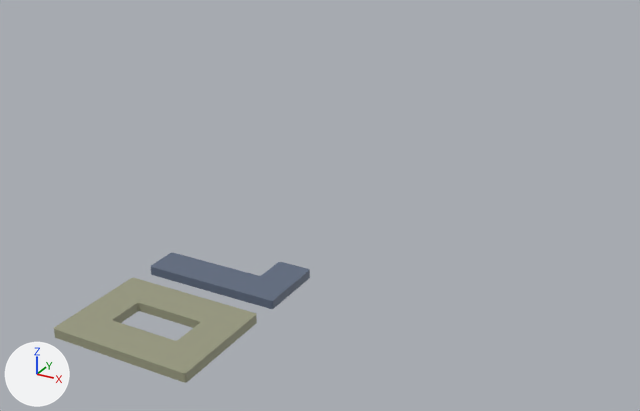
Two versions of the Blender file data/tokens.blend, one commit apart.
Both versions are drawn from a camera (50 mm lens) standing at (25.4, -45.8, 23.2) and looking at (-5.7, 10.9, -5.2). Every picture has the same lights, and +X, +Y and +Z are marked at lower left.

Script lines for the objects in view, before the commit:
```python
me_cube_001 = bpy.data.meshes.new('Cube.001')
me_cube_001.from_pydata(...)  # 128 vertices, 160 faces; spans x -1.0..1.0, y -1.0..1.0, z -1.0..1.0
me_cube_001.materials.append(mat_material_001)  # picture img_texture_tokens_png
me_cube_003 = bpy.data.meshes.new('Cube.003')
me_cube_003.from_pydata(...)  # 252 vertices, 128 faces; spans x -1.0..1.0, y -1.0..0.33, z -1.0..1.0
me_cube_003.materials.append(mat_material_002)  # picture img_texture_tokens_png
ob_nmbr0 = bpy.data.objects.new('nmbr0', me_cube_001)
ob_nmbr0.location = (0.0, -16.37, 0.0)
ob_nmbr0.scale = (4.0, 3.0, 0.25)
ob_nmbr1 = bpy.data.objects.new('nmbr1', me_cube_003)
ob_nmbr1.location = (0.0, -8.92, 0.0)
ob_nmbr1.scale = (4.0, 3.0, 0.25)
```
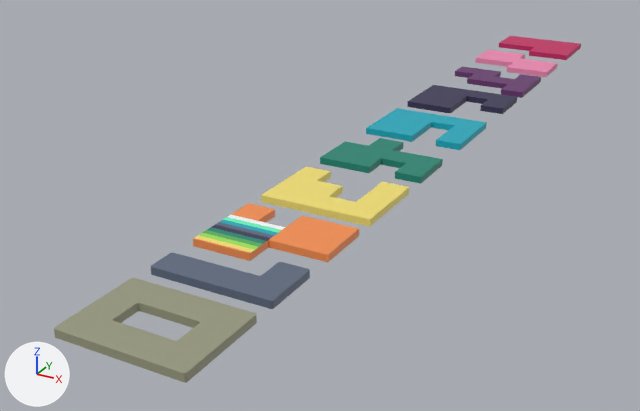
The newer file is also turned or shifted as a whole; pictures and numbers use the older file's frame.

Where the change shows, as pixel boxes (x1, y1, x2, y2) in the pictures (640 x 411 px):
'nmbr2', added (orange)
    after: (193, 203, 359, 262)
'nmbr3', added (yellow)
    after: (261, 166, 409, 227)
'nmbr4', added (cyan)
    after: (320, 138, 443, 184)
'nmbr5', added (cyan)
    after: (366, 108, 487, 150)
'nmbr6', added (blue)
    after: (407, 85, 517, 114)
'nmbr7', added (purple)
    after: (455, 67, 541, 98)
'nmbr.001', added (pink)
    after: (475, 50, 558, 77)
'nmbr.002', added
    after: (499, 36, 581, 60)
    faces in mat_material_010 (picture img_texture_tokens_png): (500, 36, 581, 60)

The change, as a list of edits to the scene's bpy script:
```text
Add ob_nmbr_002:
    ob_nmbr_002 = bpy.data.objects.new('nmbr.002', me_cube_022)  # 12 vertices, 8 faces; spans x -1.0..1.0, y -1.0..1.0, z -1.0..1.0; in mat_material_010 (picture img_texture_tokens_png)
    ob_nmbr_002.location = (0.0, 49.67, 0.0)
    ob_nmbr_002.scale = (4.0, 3.0, 0.25)
Add ob_nmbr_001:
    ob_nmbr_001 = bpy.data.objects.new('nmbr.001', me_cube_020)  # 16 vertices, 10 faces; spans x -1.0..1.0, y -1.0..1.0, z -1.0..1.0; in mat_material_009 (picture img_texture_tokens_png)
    ob_nmbr_001.location = (0.0, 42.12, 0.0)
    ob_nmbr_001.scale = (4.0, 3.0, 0.25)
Add ob_nmbr7:
    ob_nmbr7 = bpy.data.objects.new('nmbr7', me_cube_018)  # 24 vertices, 14 faces; spans x -1.0..1.0, y -1.0..1.0, z -1.0..1.0; in mat_material_008 (picture img_texture_tokens_png)
    ob_nmbr7.location = (0.0, 34.18, 0.0)
    ob_nmbr7.scale = (4.0, 3.0, 0.25)
Add ob_nmbr6:
    ob_nmbr6 = bpy.data.objects.new('nmbr6', me_cube_017)  # 16 vertices, 10 faces; spans x -1.0..1.0, y -1.0..1.0, z -1.0..1.0; in mat_material_007 (picture img_texture_tokens_png)
    ob_nmbr6.location = (0.0, 26.65, 0.0)
    ob_nmbr6.scale = (4.0, 3.0, 0.25)
Add ob_nmbr5:
    ob_nmbr5 = bpy.data.objects.new('nmbr5', me_cube_015)  # 16 vertices, 10 faces; spans x -1.0..1.0, y -1.0..1.0, z -1.0..1.0; in mat_material_006 (picture img_texture_tokens_png)
    ob_nmbr5.location = (0.0, 18.39, 0.0)
    ob_nmbr5.scale = (4.0, 3.0, 0.25)
Add ob_nmbr4:
    ob_nmbr4 = bpy.data.objects.new('nmbr4', me_cube_007)  # 24 vertices, 14 faces; spans x -1.0..1.0, y -1.0..1.0, z -1.0..1.0; in mat_material_005 (picture img_texture_tokens_png)
    ob_nmbr4.location = (0.0, 10.72, 0.0)
    ob_nmbr4.scale = (4.0, 3.0, 0.25)
Add ob_nmbr3:
    ob_nmbr3 = bpy.data.objects.new('nmbr3', me_cube_005)  # 22 vertices, 13 faces; spans x -1.0..1.0, y -1.0..1.0, z -1.0..1.0; in mat_material_004 (picture img_texture_tokens_png)
    ob_nmbr3.location = (0.0, 2.64, 0.0)
    ob_nmbr3.scale = (4.0, 3.0, 0.25)
Add ob_nmbr2:
    ob_nmbr2 = bpy.data.objects.new('nmbr2', me_cube)  # 24 vertices, 19 faces; spans x -1.0..1.0, y -1.0..1.0, z -1.0..1.0; in mat_material_003 (picture img_texture_tokens_png)
    ob_nmbr2.location = (0.0, -4.88, 0.0)
    ob_nmbr2.scale = (4.0, 3.0, 0.25)
```
